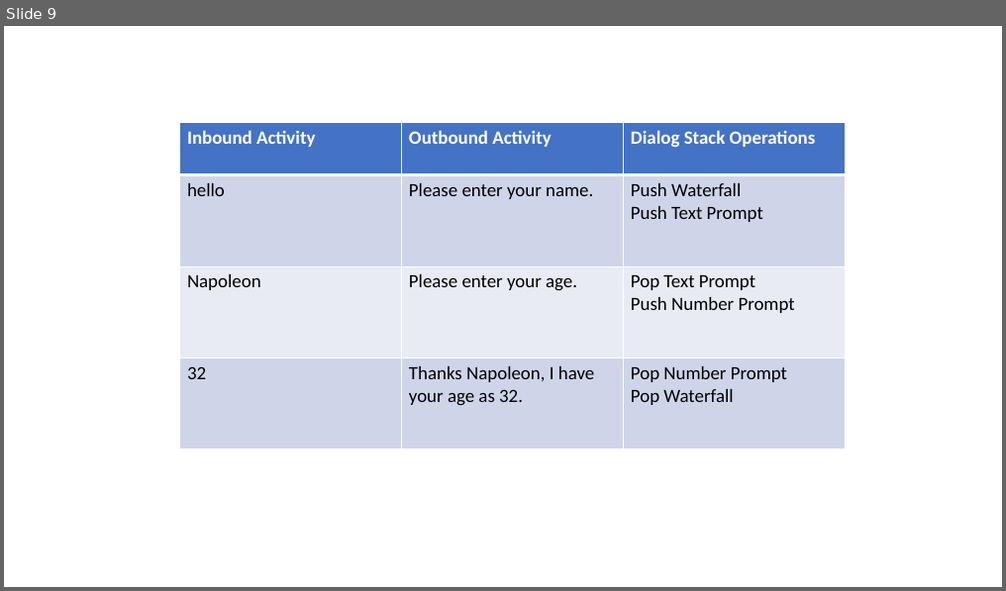
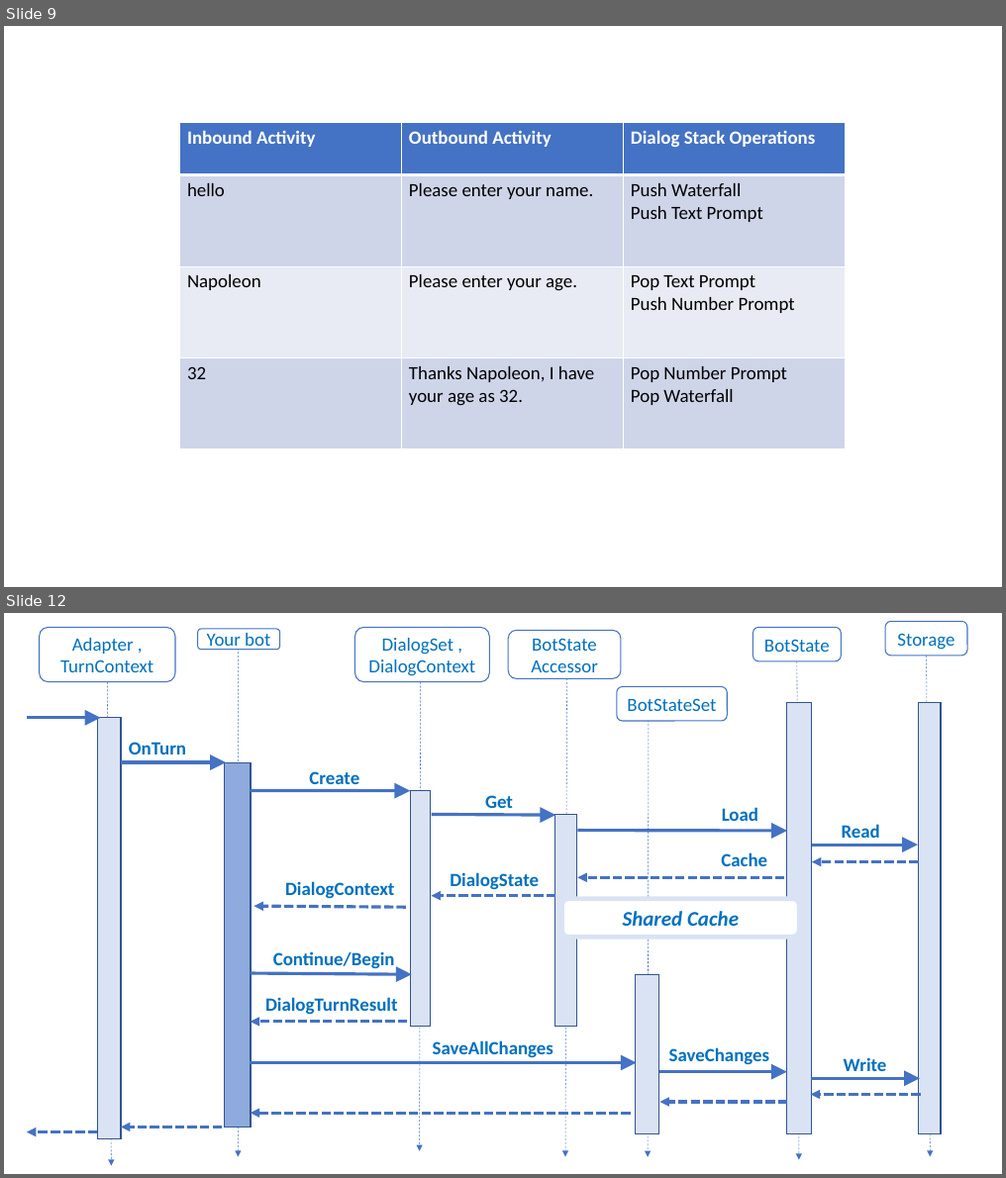
Before and after one commit to MicrosoftDocs/bot-docs, a slide deck: art-source/power-point/bot-concepts-art.pptx. Shown one above the other, each under a label of ours: slide 9 before the commit, slides 9 and 12 after it; the slides between them are not shown. The pictures are 1006x591 and 1006x1178 pixels, drawn with LibreOffice and Linux fonts; fonts in the diff are those of the drawing. Boxes give left, top, right and bottom in pixels: in the first picture for what was removed or moved away, otherwise in the second. Text is boxed around its words. In the diff, an @@ line names an element or a change of style, - is before the commit and + after.

```diff
--- a/art-source/power-point/bot-concepts-art.pptx
+++ b/art-source/power-point/bot-concepts-art.pptx
@@ slide 12 added at <box>4,613,1002,1174</box>, background #FFFFFF @@
@@ group added at <box>27,621,967,1166</box>: 27 arrows, 13 texts, 8 rounded rectangles, 7 rectangles @@
+Adapter ,
+TurnContext
+OnTurn
+DialogSet , DialogContext
+BotState
+Accessor
+BotState
+Storage
+Create
+Load
+Read
+Get
+Continue/Begin
+DialogState
+Cache
+SaveAllChanges
+Write
+DialogContext
+DialogTurnResult
+Your bot
+BotStateSet
+SaveChanges
+Shared Cache
```
Also in this commit, not shown: 5 slides changed, 4 other slides added, 20 other files.
